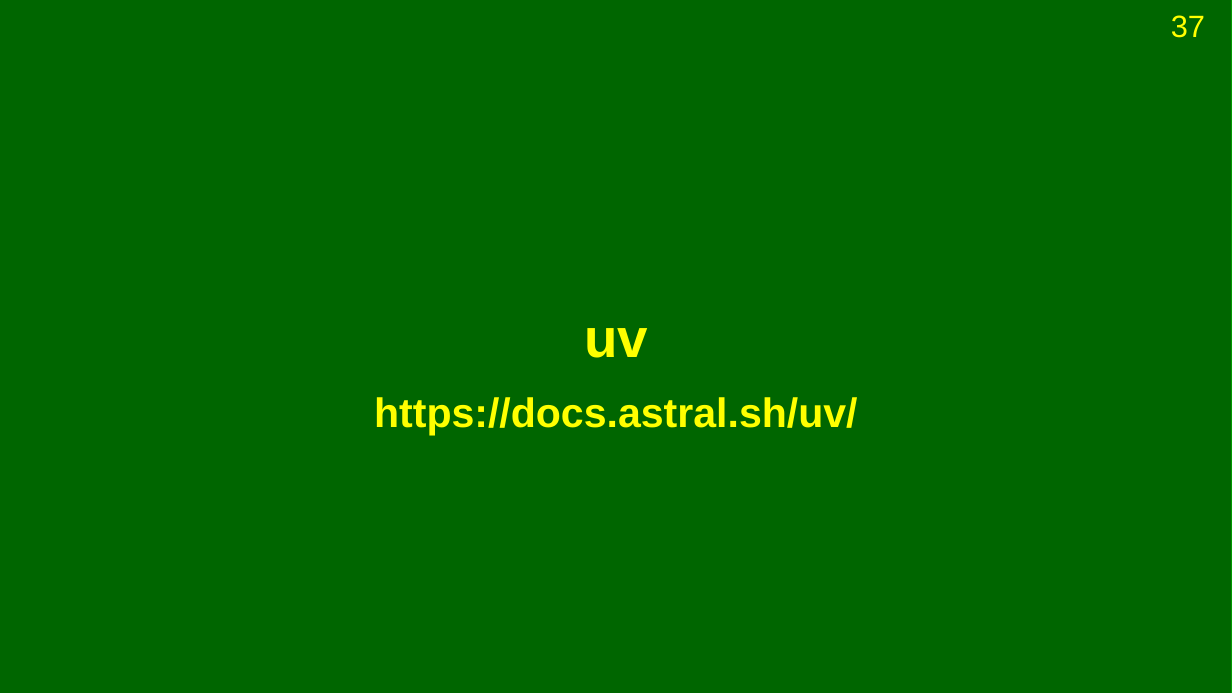
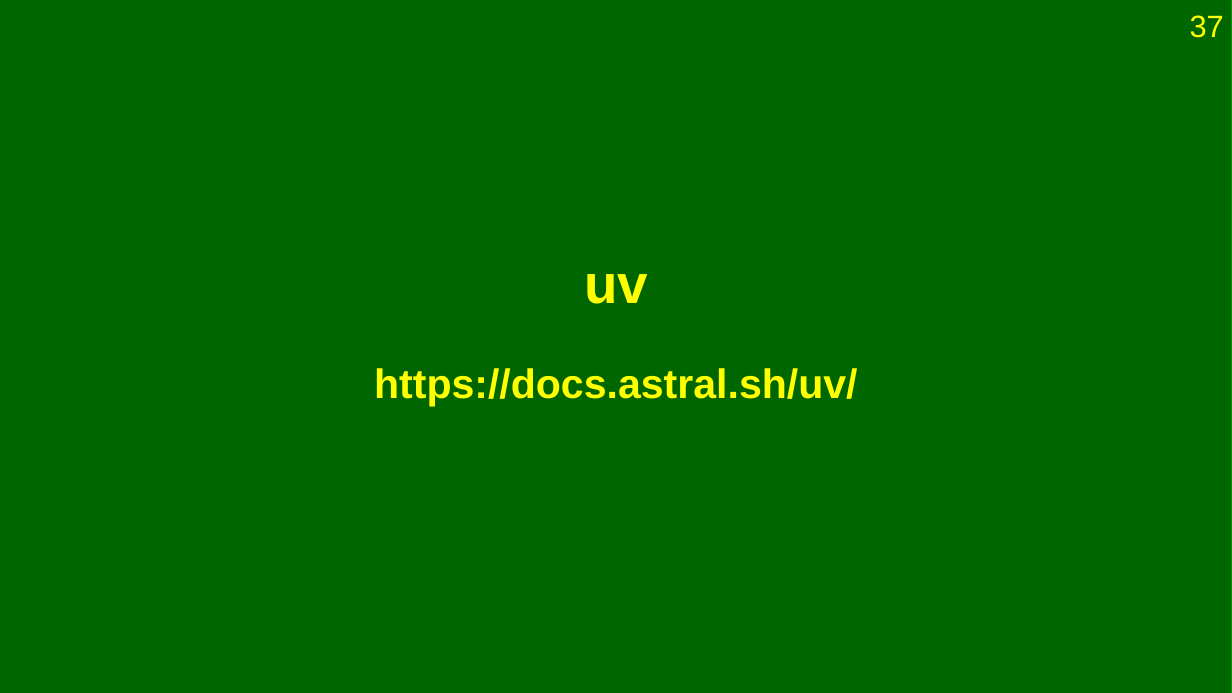
Before and after one commit to Jenyay/python-lectures, a slide deck: slide 37 of presentations/13. Modules.odp. Drawn at 1232x693 pixels with LibreOffice and Linux fonts; fonts in the diff are those of the drawing. Boxes give left, top, right and bottom in pixels: in the first picture for what was removed or moved away, otherwise in the second. Text is boxed around its words. In the diff, an @@ line names an element or a change of style, - is before the commit and + after.

```diff
--- a/presentations/13. Modules.odp
+++ b/presentations/13. Modules.odp
@@ page number: place and size @@
-page number at <box>1171,15,1205,38</box>
+page number at <box>1190,15,1224,38</box>
@@ page number at <box>1190,15,1224,38</box>: alignment left to right @@
@@ title "uv": place and size @@
-title "uv" at <box>584,328,648,358</box>
+title "uv" at <box>584,274,648,304</box>
@@ title "https://docs.astral.sh/uv/": place and size @@
-title "https://docs.astral.sh/uv/" at <box>374,397,857,435</box>
+title "https://docs.astral.sh/uv/" at <box>374,368,857,406</box>
```
Also in this commit, not shown: 17 other slides changed, 7 slides added, 8 slides removed, 1 other file.
